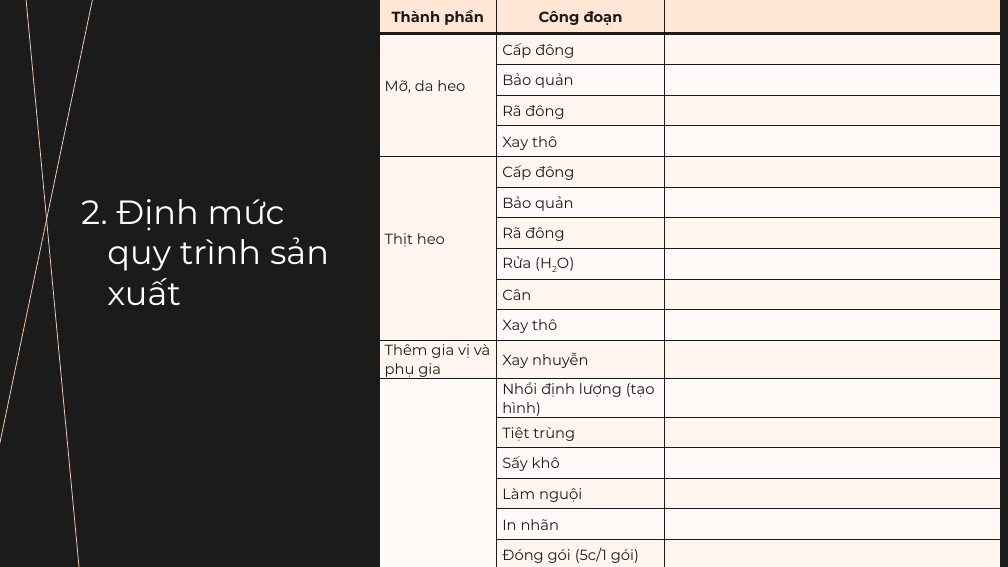
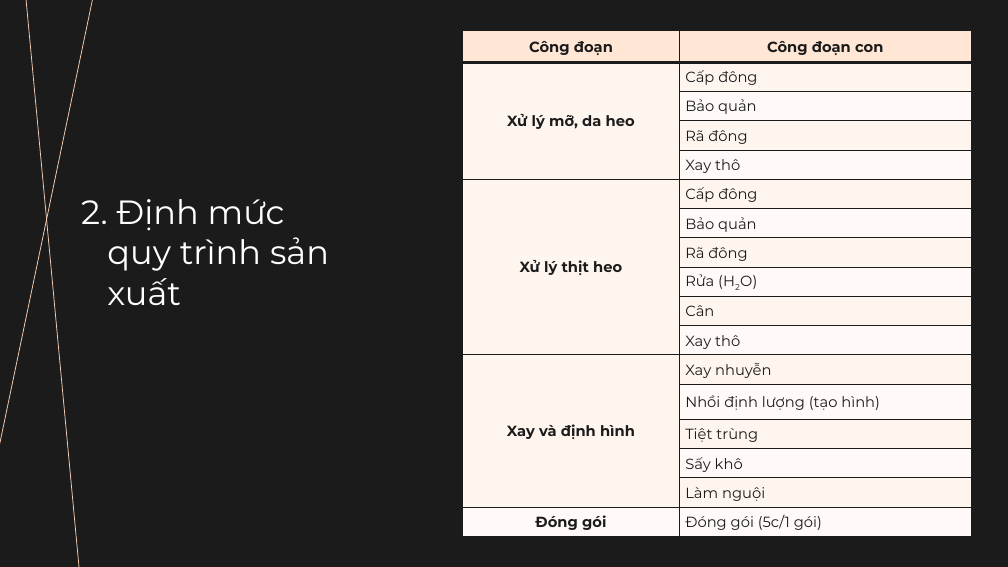
Before and after one commit to thuphuong1209/ERP, a slide deck: slide 16 of PHÂN HỆ BÁN HÀNG VÀ SẢN XUẤT.pptx. Drawn at 1008x567 pixels with LibreOffice and Linux fonts; fonts in the diff are those of the drawing. Boxes give left, top, right and bottom in pixels: in the first picture for what was removed or moved away, otherwise in the second. Text is boxed around its words. In the diff, an @@ line names an element or a change of style, - is before the commit and + after.

```diff
--- a/PHÂN HỆ BÁN HÀNG VÀ SẢN XUẤT.pptx
+++ b/PHÂN HỆ BÁN HÀNG VÀ SẢN XUẤT.pptx
@@ table at bbox=[463, 31, 971, 537] @@
-Thành phần | Công đoạn | 
-Mỡ, da heo | Cấp đông | 
- | Bảo quản | 
- | Rã đông | 
- | Xay thô | 
-Thịt heo | Cấp đông | 
- | Bảo quản | 
- | Rã đông | 
- | Rửa (H2O) | 
- | Cân | 
- | Xay thô | 
-Thêm gia vị và phụ gia | Xay nhuyễn | 
- | Nhồi định lượng (tạo hình) | 
- | Tiệt trùng | 
- | Sấy khô | 
- | Làm nguội | 
- | In nhãn | 
- | Đóng gói (5c/1 gói) | 
+Công đoạn | Công đoạn con
+Xử lý mỡ, da heo | Cấp đông
+ | Bảo quản
+ | Rã đông
+ | Xay thô
+Xử lý thịt heo | Cấp đông
+ | Bảo quản
+ | Rã đông
+ | Rửa (H2O)
+ | Cân
+ | Xay thô
+Xay và định hình | Xay nhuyễn
+ | Nhồi định lượng (tạo hình)
+ | Tiệt trùng
+ | Sấy khô
+ | Làm nguội
+Đóng gói | Đóng gói (5c/1 gói)
@@ table: place and size @@
-table at bbox=[379, 0, 1000, 567]
+table at bbox=[463, 31, 971, 537]
```
Also in this commit, not shown: 3 other slides changed, 1 slide added, 2 other files.
